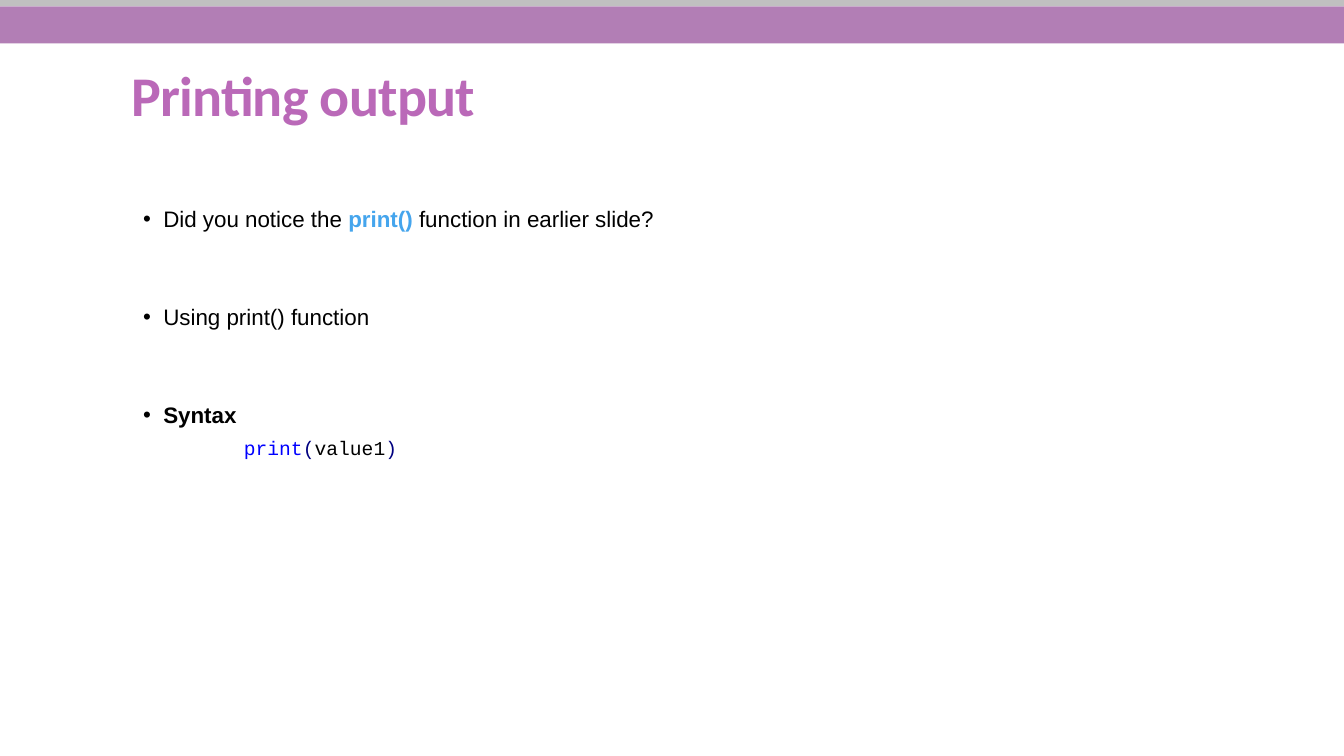
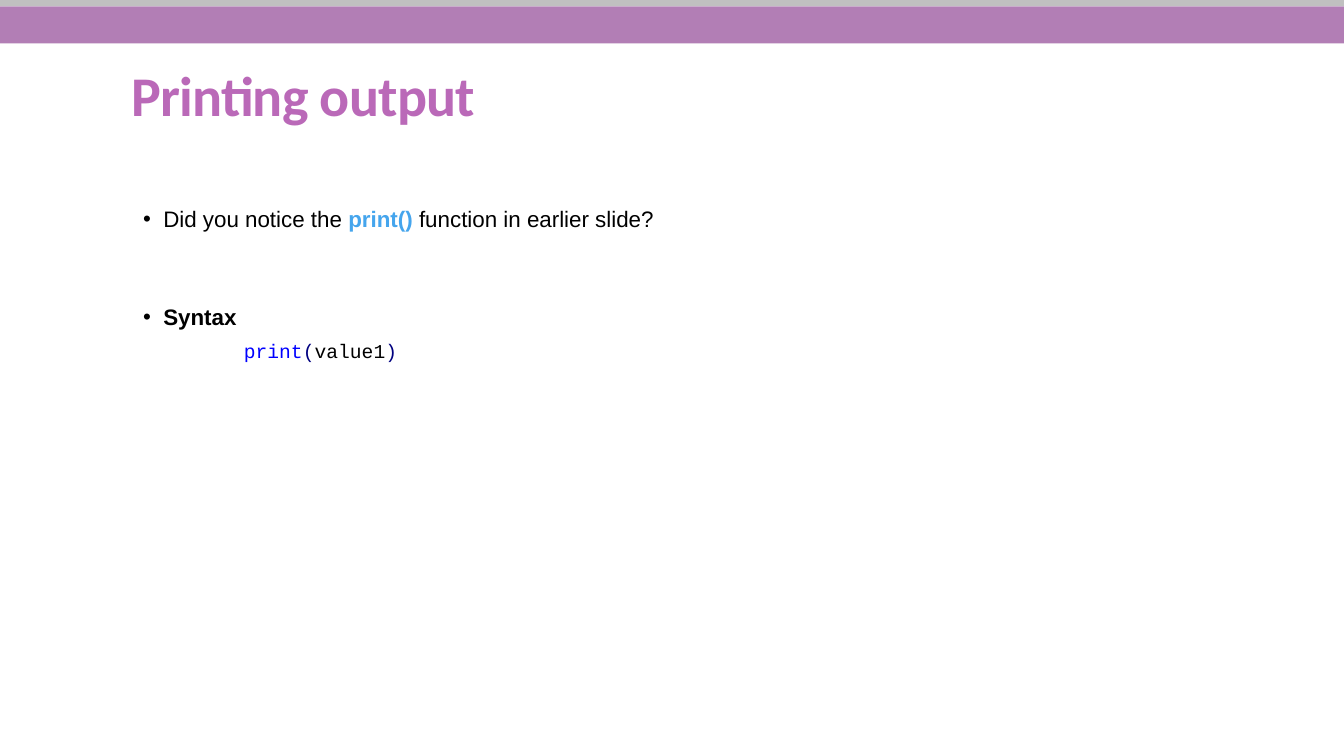
Before and after one commit to She-Codes-Now/Intro-to-Python, a slide deck: slide 11 of Python-SheCodesNow_updated.pptx. Drawn at 1344x756 pixels with LibreOffice and Linux fonts; fonts in the diff are those of the drawing; background and template pictures are left out. Boxes give left, top, right and bottom in pixels: in the first picture for what was removed or moved away, otherwise in the second. Text is boxed around its words. In the diff, an @@ line names an element or a change of style, - is before the commit and + after.

```diff
--- a/Python-SheCodesNow_updated.pptx
+++ b/Python-SheCodesNow_updated.pptx
@@ text at (163, 308, 369, 330): paragraph removed @@
-  • Using print() function
```
Also in this commit, not shown: 13 other slides changed.
